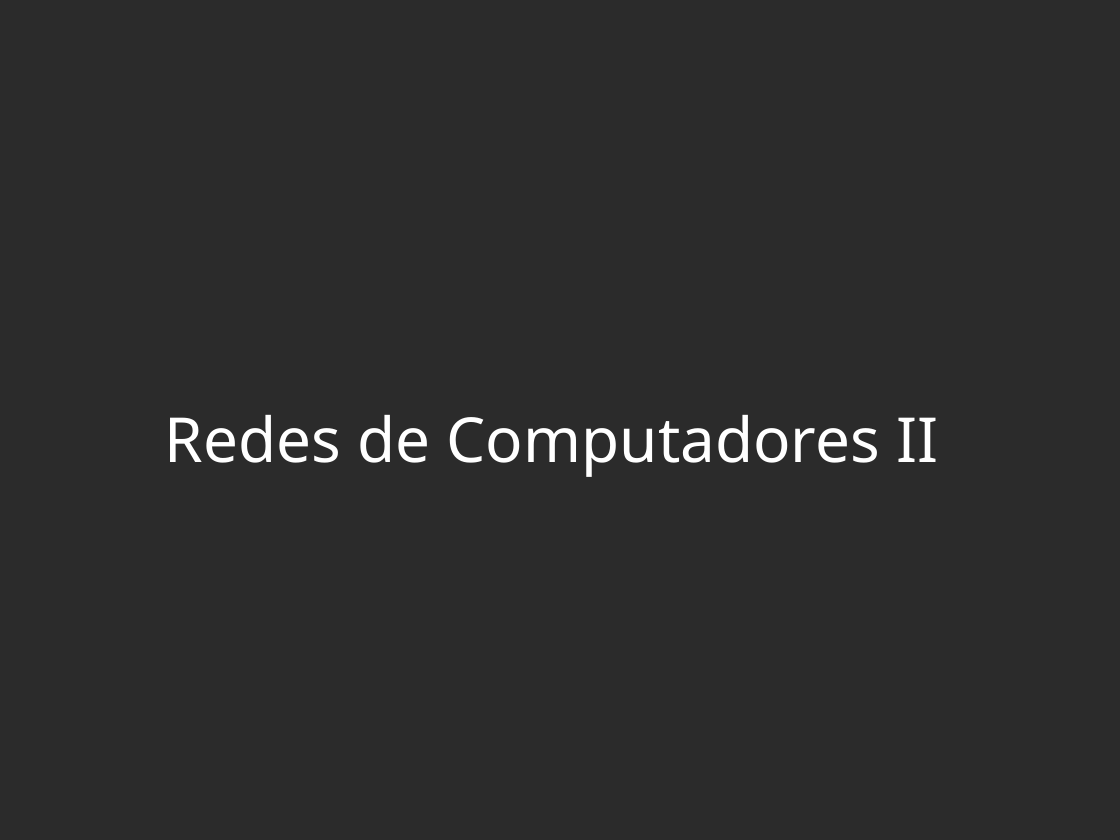
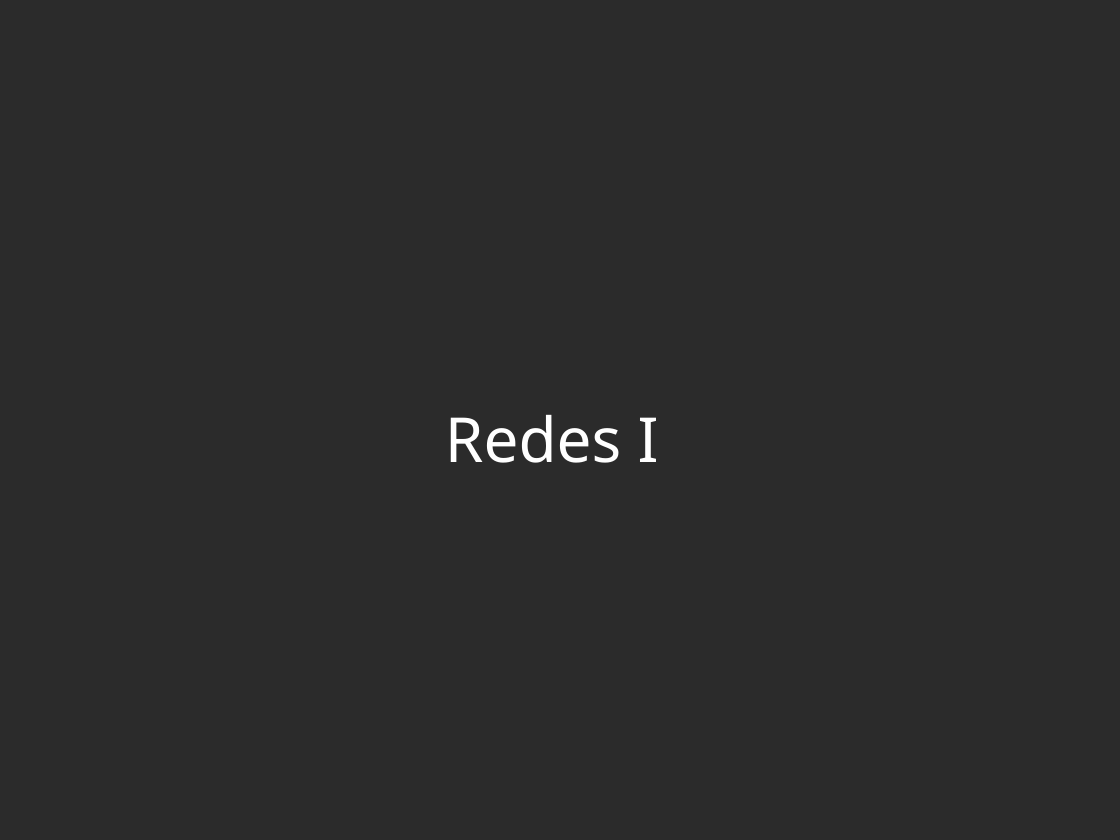
Before and after one commit to viniciusalveshax/aulas, a slide deck: slide 1 of redes-1/pdf04-packet-tracer/pdf04-introducao-ao-packet-tracer.odp. Drawn at 1120x840 pixels with LibreOffice and Linux fonts; fonts in the diff are those of the drawing; background and template pictures are left out; a plain dark background stands for a picture behind light text. Boxes give left, top, right and bottom in pixels: in the first picture for what was removed or moved away, otherwise in the second. Text is boxed around its words. In the diff, an @@ line names an element or a change of style, - is before the commit and + after.

```diff
--- a/redes-1/pdf04-packet-tracer/pdf04-introducao-ao-packet-tracer.odp
+++ b/redes-1/pdf04-packet-tracer/pdf04-introducao-ao-packet-tracer.odp
@@ title at (445,415,659,463): text changed @@
-Redes de Computadores II
+Redes I
```
Also in this commit, not shown: 1 other slide changed, 5 other files.
